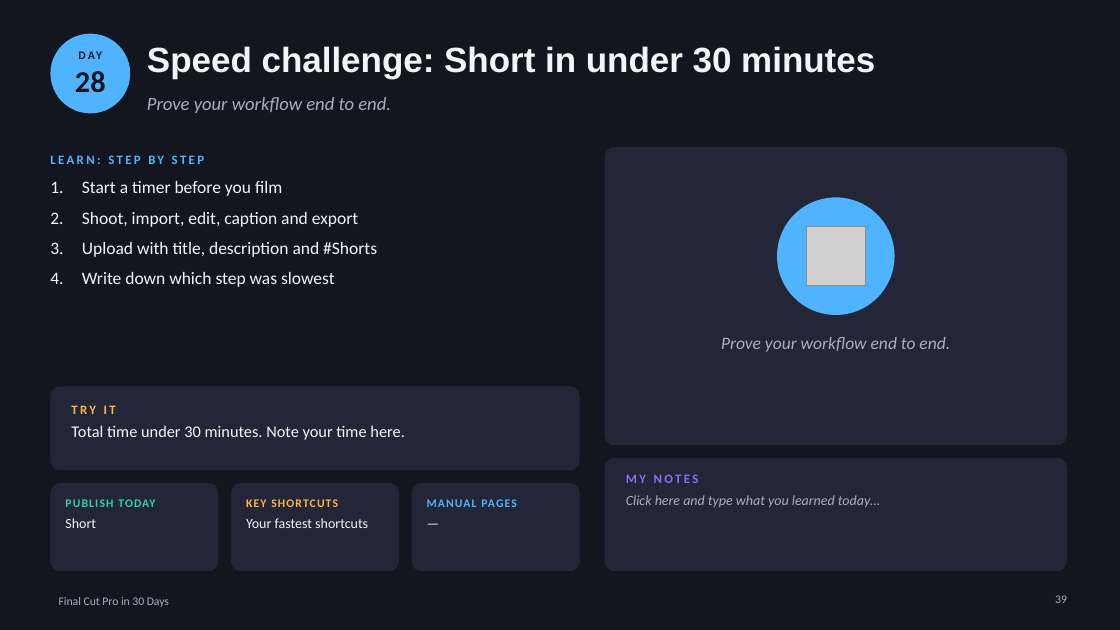
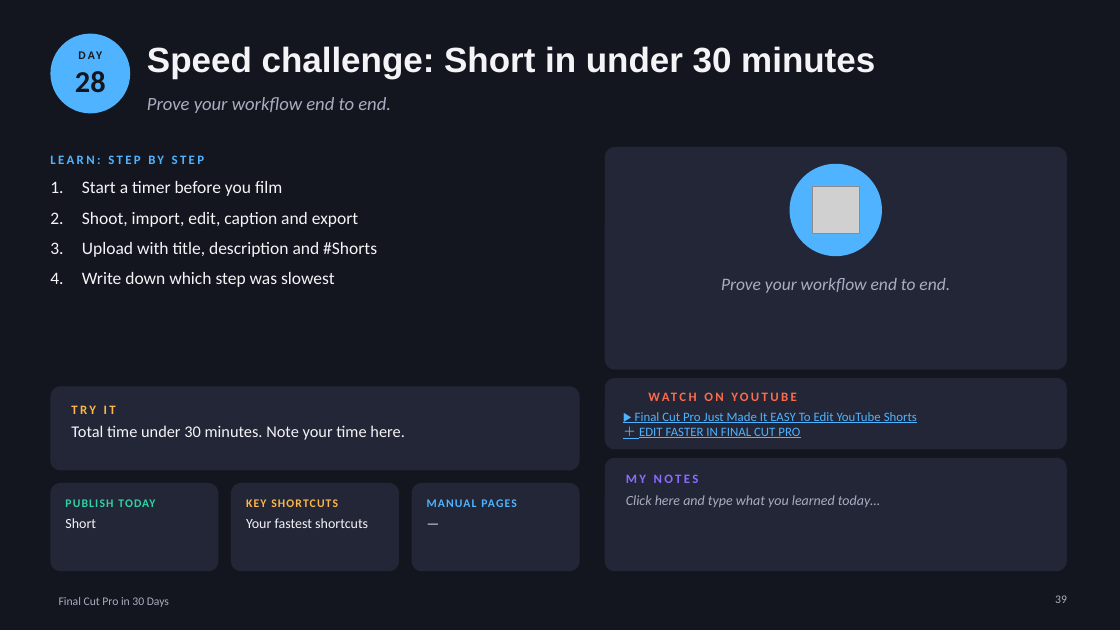
Before and after one commit to p00047575/test5, a slide deck: slide 39 of fcp-book/FCP-30-Day-Book.pptx. Drawn at 1120x630 pixels with LibreOffice and Linux fonts; fonts in the diff are those of the drawing; grey boxes stand for pictures; background and template pictures are left out. Boxes give left, top, right and bottom in pixels: in the first picture for what was removed or moved away, otherwise in the second. Text is boxed around its words. In the diff, an @@ line names an element or a change of style, - is before the commit and + after.

```diff
--- a/fcp-book/FCP-30-Day-Book.pptx
+++ b/fcp-book/FCP-30-Day-Book.pptx
@@ rounded rectangle: place and size @@
-rounded rectangle at box(605, 147, 1067, 445)
+rounded rectangle at box(605, 147, 1067, 370)
@@ rounded rectangle at box(605, 147, 1067, 370): proportions changed @@
@@ ellipse: place and size @@
-ellipse at box(777, 197, 895, 315)
+ellipse at box(790, 164, 882, 256)
@@ picture: place and size @@
-picture at box(807, 227, 865, 286)
+picture at box(812, 187, 860, 234)
@@ text "Prove your workflow end to ...": place and size @@
-text "Prove your workflow end to ..." at box(721, 337, 950, 352)
+text "Prove your workflow end to ..." at box(721, 278, 950, 293)
@@ rounded rectangle added at box(605, 378, 1067, 450), fill #222636 @@
@@ text added at box(649, 384, 901, 409), 11 pt, text #FF6B4A, bold @@
+WATCH ON YOUTUBE
@@ text added at box(635, 412, 917, 438), 11 pt, text #4FB3FF, underline @@
+▶ Final Cut Pro Just Made It EASY To Edit YouTube Shorts
+＋ EDIT FASTER IN FINAL CUT PRO
```
Also in this commit, not shown: 29 other slides changed, 2 other files.
